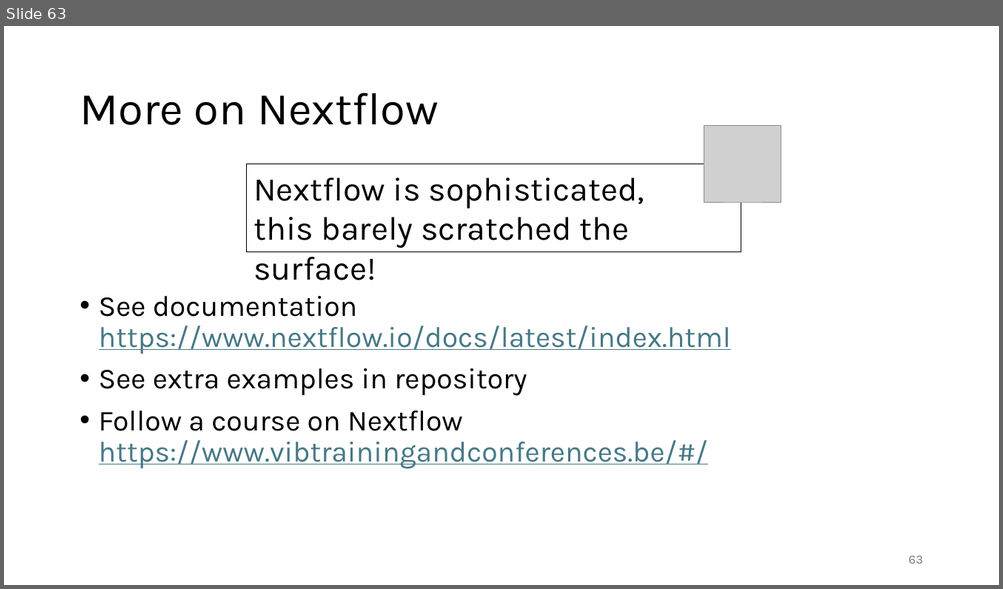
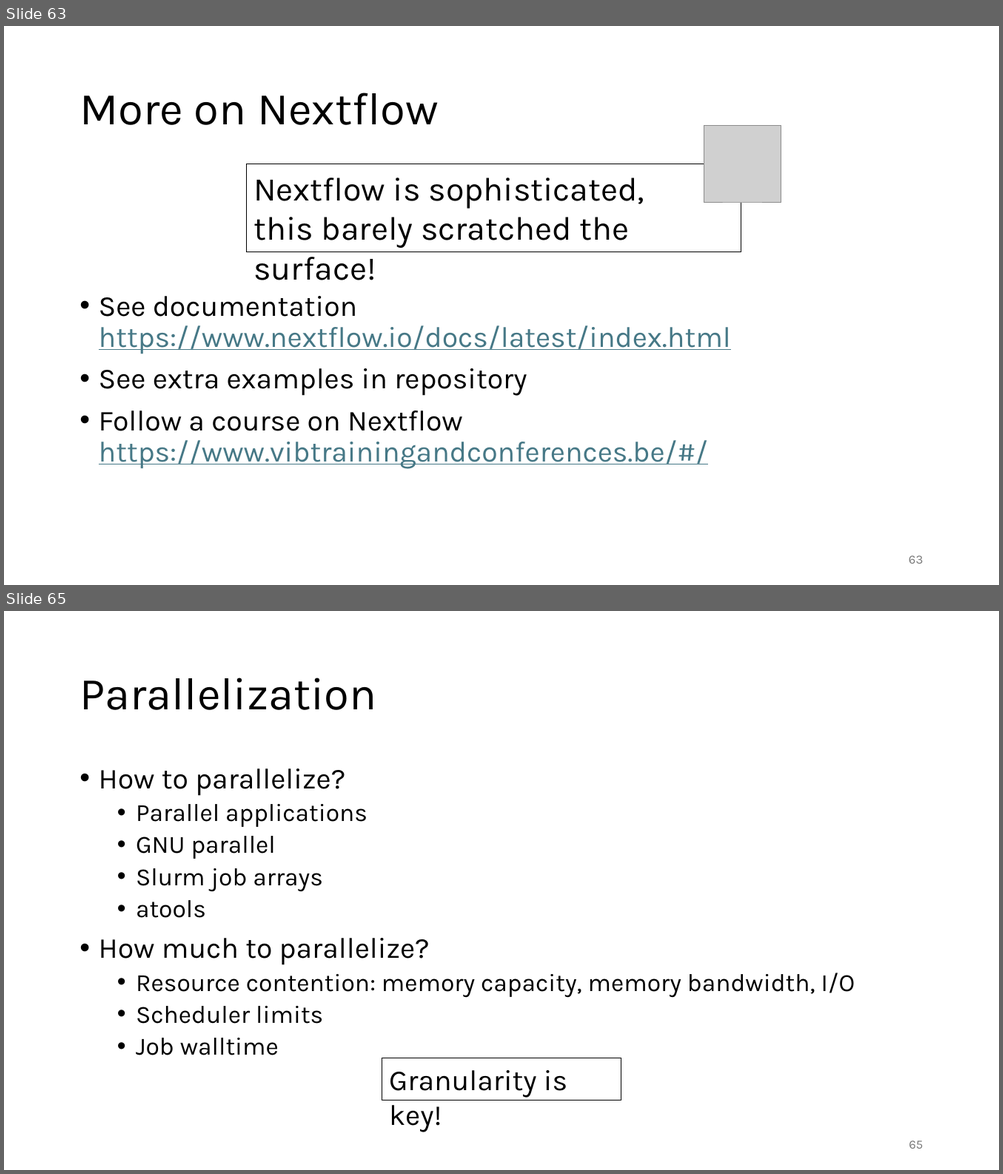
Before and after one commit to gjbex/Workflows-for-HPC, a slide deck: workflow_for_HPC.pptx. Shown one above the other, each under a label of ours: slide 63 before the commit, slides 63 and 65 after it; the slides between them are not shown. The pictures are 1003x589 and 1003x1174 pixels, drawn with LibreOffice and Linux fonts; fonts in the diff are those of the drawing; grey boxes stand for pictures. Boxes give left, top, right and bottom in pixels: in the first picture for what was removed or moved away, otherwise in the second. Text is boxed around its words. In the diff, an @@ line names an element or a change of style, - is before the commit and + after.

```diff
--- a/workflow_for_HPC.pptx
+++ b/workflow_for_HPC.pptx
@@ slide 65 added at (4, 611, 999, 1170), background #FFFFFF @@
@@ title added at (79, 678, 376, 710), 44 pt, text #000000 @@
+Parallelization
@@ text added at (99, 769, 855, 1056), 24 pt, text #000000 @@
+• How to parallelize?
+  • Parallel applications
+  • GNU parallel
+  • Slurm job arrays
+  • atools
+• How much to parallelize?
+  • Resource contention: memory capacity, memory bandwidth, I/O
+  • Scheduler limits
+  • Job walltime
@@ rectangle added at (381, 1058, 621, 1100), outline #000000 0.75 pt, 28 pt, text #000000 @@
+Granularity is key!
@@ page number added at (908, 1141, 922, 1149), 12 pt, text #797979 @@
+65
```
Also in this commit, not shown: 1 other slide added.
